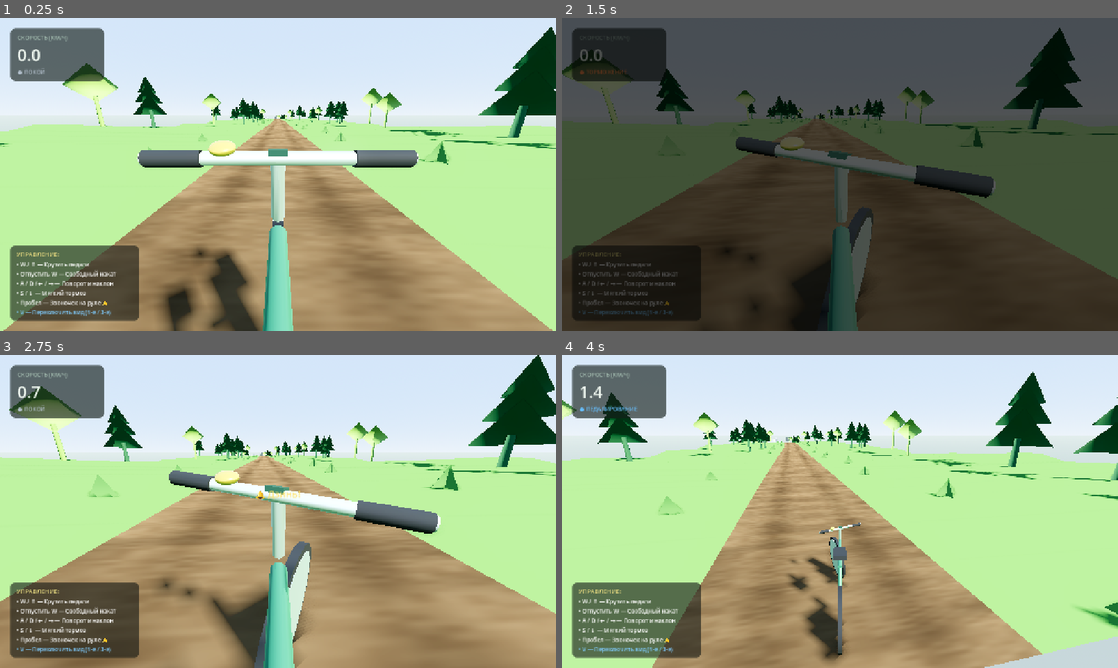
Above: before the commit, frames 1-4 (two rows, left to right).
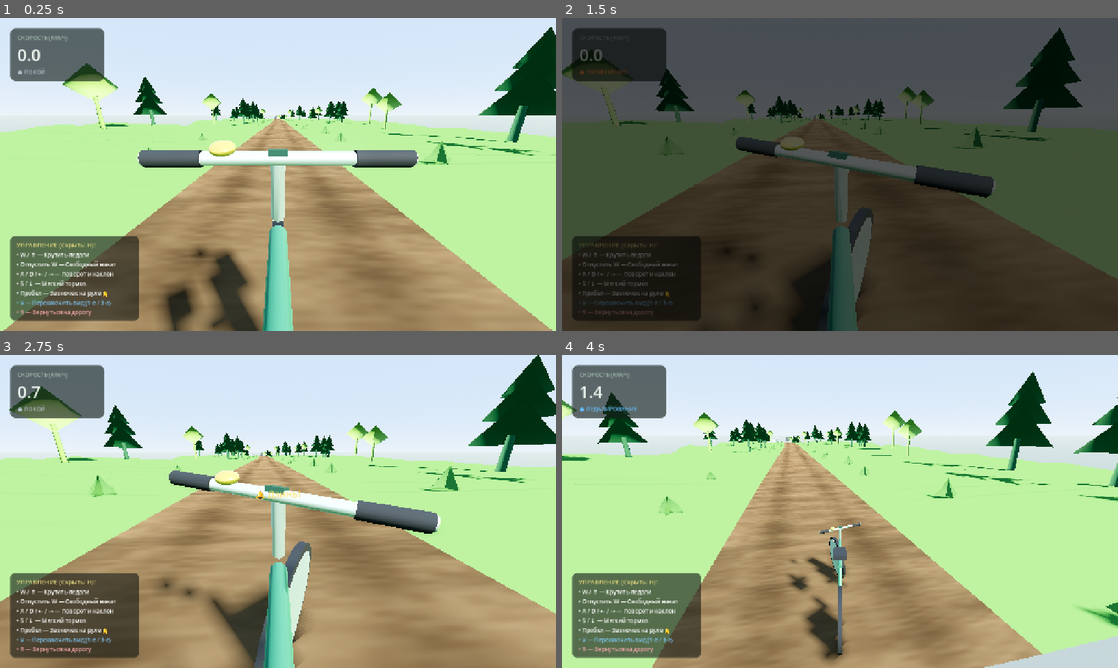
Above: after the commit, the same moments.

Repository: Guardorvd/slow-cycle
Game: Godot game, scene res://scenes/main.tscn
Two runs of this game, one before a commit and one after it. Both use one fixed random seed, a clock stepped at 60 frames per second and the inputs below.
Inputs:
- Up to frame 1 (0.25 s): no input
- Up to frame 2 (1.5 s): hold D (steer_right) 0.53-1.28 s; hold W (pedal) 0.53-1.28 s; hold S (brake) from 1.28 s (still down); tap R (recover_ride) at 1.35 s
- Up to frame 3 (2.75 s): release S (brake) at 2.03 s; hold D (steer_right) from 2.03 s (still down); tap Space (ring_bell) at 2.1 s
- Up to frame 4 (4 s): tap V (toggle_camera) at 2.85 s; release D (steer_right) at 3.53 s; hold A (steer_left) from 3.53 s (still down); hold W (pedal) from 3.53 s (still down)

The runs differ from the first frame. In frame 1, 3.4% of the frame differs, in the area x 0-100%, y 32-96%; in frame 2, 1.7%; in frame 3, 3.3%; in frame 4, 3.8%, in the area x 0-100%, y 27-96%.

Commit message:
refactor(audit): resolve 20 technical defects, expand test suite to 30/30, and sync docs
- Fix C0 terrain noise sampling at outer road bases in road_chunk.gd
- Normalize recovery spawn basis to horizontal tangent, eliminating root body pitch and steering precession
- Replace frame polling of KEY_H with toggle_help action in hud.gd and project.godot
- Implement seamless 512-sample cyclical audio loop crossfading with boundary spike protection
- Introduce AudioBus routing (SFX, Ambient, Music) and assign audio players
- Add is_fading re-entrancy lock to ScreenFader
- Enable CULL_DISABLED for two-sided grass mesh rendering
- Configure SpringArm3D collision mask for road and grass layers
- Symmetric uphill vertical velocity handling in bicycle_controller.gd
- Map gamepad A button to bell and remove duplicate pedal binding
- Optimize chunk streamer iteration by removing keys() array allocation
- Synchronize debug HUD search index with streamer spline pruning
- Expose gravel road shader colors as uniforms with wetness support
- Add CLI --seed= argument support in WorldManager
- Expand test_diagnostics suite to 30 automated checks (100% PASS)

Diff:
--- a/assets/shaders/gravel_road.gdshader
+++ b/assets/shaders/gravel_road.gdshader
@@ -2,10 +2,11 @@
 render_mode cull_back, diffuse_burley, specular_schlick_ggx;
 
 // Rich warm dirt & gravel path with compacted tire tracks
-const vec3 BASE_GRAVEL = vec3(0.36, 0.28, 0.20);
-const vec3 RUT_COLOR = vec3(0.26, 0.20, 0.14);
-const vec3 PEBBLE_LIGHT = vec3(0.44, 0.37, 0.28);
-const vec3 PEBBLE_DARK = vec3(0.22, 0.17, 0.12);
+uniform vec3 base_gravel : source_color = vec3(0.36, 0.28, 0.20);
+uniform vec3 rut_color : source_color = vec3(0.26, 0.20, 0.14);
+uniform vec3 pebble_light : source_color = vec3(0.44, 0.37, 0.28);
+uniform vec3 pebble_dark : source_color = vec3(0.22, 0.17, 0.12);
+uniform float wetness : hint_range(0.0, 1.0) = 0.0;
 
 float hash(vec2 p) {
     return fract(sin(dot(p, vec2(127.1, 311.7))) * 43758.5453123);
@@ -32,16 +33,19 @@
     float rut_right = 1.0 - smoothstep(0.0, 0.14, abs(lateral - 0.74));
     float in_ruts = max(rut_left, rut_right);
 
-    vec3 col = mix(BASE_GRAVEL, RUT_COLOR, in_ruts * 0.55);
-    col = mix(col, PEBBLE_LIGHT, fine_pebbles * 0.2);
-    col = mix(col, PEBBLE_DARK, (1.0 - fine_pebbles) * 0.15);
+    vec3 col = mix(base_gravel, rut_color, in_ruts * 0.55);
+    col = mix(col, pebble_light, fine_pebbles * 0.2);
+    col = mix(col, pebble_dark, (1.0 - fine_pebbles) * 0.15);
     col *= (0.85 + 0.25 * coarse_dirt);
 
     // Center grassy/dirt strip between ruts
     float center_ridge = 1.0 - smoothstep(0.0, 0.16, abs(lateral - 0.5));
-    col = mix(col, BASE_GRAVEL * 1.05, center_ridge * 0.25);
+    col = mix(col, base_gravel * 1.05, center_ridge * 0.25);
+
+    // Wetness darkens ground and increases specular shine
+    col = mix(col, col * 0.65, wetness * 0.5);
 
     ALBEDO = col;
-    ROUGHNESS = 0.94;
-    SPECULAR = 0.1;
+    ROUGHNESS = mix(0.94, 0.35, wetness);
+    SPECULAR = mix(0.1, 0.45, wetness);
 }
--- /dev/null
+++ b/default_bus_layout.tres
@@ -0,0 +1,21 @@
+[gd_resource type="AudioBusLayout" format=3]
+
+[resource]
+bus/1/name = &"SFX"
+bus/1/solo = false
+bus/1/mute = false
+bus/1/bypass_fx = false
+bus/1/volume_db = 0.0
+bus/1/send = &"Master"
+bus/2/name = &"Ambient"
+bus/2/solo = false
+bus/2/mute = false
+bus/2/bypass_fx = false
+bus/2/volume_db = 0.0
+bus/2/send = &"Master"
+bus/3/name = &"Music"
+bus/3/solo = false
+bus/3/mute = false
+bus/3/bypass_fx = false
+bus/3/volume_db = 0.0
+bus/3/send = &"Master"
--- a/project.godot
+++ b/project.godot
@@ -26,7 +26,6 @@
 "events": [Object(InputEventKey,"resource_local_to_scene":false,"resource_name":"","device":-1,"window_id":0,"alt_pressed":false,"shift_pressed":false,"ctrl_pressed":false,"meta_pressed":false,"pressed":false,"keycode":0,"physical_keycode":87,"key_label":0,"unicode":119,"echo":false,"script":null)
 , Object(InputEventKey,"resource_local_to_scene":false,"resource_name":"","device":-1,"window_id":0,"alt_pressed":false,"shift_pressed":false,"ctrl_pressed":false,"meta_pressed":false,"pressed":false,"keycode":0,"physical_keycode":4194320,"key_label":0,"unicode":0,"echo":false,"script":null)
 , Object(InputEventJoypadMotion,"resource_local_to_scene":false,"resource_name":"","device":-1,"axis":5,"axis_value":1.0,"script":null)
-, Object(InputEventJoypadButton,"resource_local_to_scene":false,"resource_name":"","device":-1,"button_index":0,"pressure":0.0,"pressed":false,"script":null)
 ]
 }
 brake={
@@ -56,6 +55,7 @@
 ring_bell={
 "deadzone": 0.2,
 "events": [Object(InputEventKey,"resource_local_to_scene":false,"resource_name":"","device":-1,"window_id":0,"alt_pressed":false,"shift_pressed":false,"ctrl_pressed":false,"meta_pressed":false,"pressed":false,"keycode":0,"physical_keycode":32,"key_label":0,"unicode":32,"echo":false,"script":null)
+, Object(InputEventJoypadButton,"resource_local_to_scene":false,"resource_name":"","device":-1,"button_index":0,"pressure":0.0,"pressed":false,"script":null)
 , Object(InputEventJoypadButton,"resource_local_to_scene":false,"resource_name":"","device":-1,"button_index":10,"pressure":0.0,"pressed":false,"script":null)
 ]
 }
@@ -78,6 +78,11 @@
 , Object(InputEventJoypadButton,"resource_local_to_scene":false,"resource_name":"","device":-1,"button_index":4,"pressure":0.0,"pressed":false,"script":null)
 ]
 }
+toggle_help={
+"deadzone": 0.2,
+"events": [Object(InputEventKey,"resource_local_to_scene":false,"resource_name":"","device":-1,"window_id":0,"alt_pressed":false,"shift_pressed":false,"ctrl_pressed":false,"meta_pressed":false,"pressed":false,"keycode":0,"physical_keycode":72,"key_label":0,"unicode":104,"echo":false,"script":null)
+]
+}
 
 [layer_names]
 
--- a/scenes/player/bicycle.tscn
+++ b/scenes/player/bicycle.tscn
@@ -197,6 +197,8 @@
 
 [node name="SpringArm3D" type="SpringArm3D" parent="CameraRig"]
 transform = Transform3D(1, 0, 0, 0, 0.95, 0.31, 0, -0.31, 0.95, 0, 1.4, 0)
+collision_mask = 6
+margin = 0.2
 spring_length = 2.8
 
 [node name="ThirdPersonCamera" type="Camera3D" parent="CameraRig/SpringArm3D"]
--- a/scenes/ui/hud.tscn
+++ b/scenes/ui/hud.tscn
@@ -74,7 +74,7 @@
 anchor_top = 1.0
 anchor_bottom = 1.0
 offset_left = 24.0
-offset_top = -180.0
+offset_top = -206.0
 offset_right = 320.0
 offset_bottom = -24.0
 grow_vertical = 0
@@ -90,7 +90,7 @@
 layout_mode = 2
 theme_override_colors/font_color = Color(0.9, 0.85, 0.5, 1)
 theme_override_font_sizes/font_size = 14
-text = "УПРАВЛЕНИЕ:"
+text = "УПРАВЛЕНИЕ (Скрыть: H):"
 
 [node name="Line1" type="Label" parent="BottomMargin/ControlsCard/VBox"]
 layout_mode = 2
@@ -123,6 +123,12 @@
 theme_override_font_sizes/font_size = 13
 text = "• V — Переключить вид (1-е / 3-е)"
 
+[node name="Line7" type="Label" parent="BottomMargin/ControlsCard/VBox"]
+layout_mode = 2
+theme_override_colors/font_color = Color(0.95, 0.65, 0.65, 1)
+theme_override_font_sizes/font_size = 13
+text = "• R — Вернуться на дорогу"
+
 [node name="CenterNotice" type="CenterContainer" parent="."]
 layout_mode = 1
 anchors_preset = 8
--- a/scripts/audio/bike_audio_manager.gd
+++ b/scripts/audio/bike_audio_manager.gd
@@ -15,18 +15,21 @@
 	bell_player = AudioStreamPlayer3D.new()
 	bell_player.stream = _create_bell_audio_stream()
 	bell_player.volume_db = 0.0
+	bell_player.bus = "SFX"
 	add_child(bell_player)
 
 	# 2. Setup Freewheel Ratchet Player
 	freewheel_player = AudioStreamPlayer3D.new()
 	freewheel_player.stream = _create_click_audio_stream()
 	freewheel_player.volume_db = -6.0
+	freewheel_player.bus = "SFX"
 	add_child(freewheel_player)
 
 	# 3. Setup Wind Rush Player (Procedural looped pink noise)
 	wind_player = AudioStreamPlayer3D.new()
 	wind_player.stream = _create_wind_audio_stream()
 	wind_player.volume_db = -80.0
+	wind_player.bus = "Ambient"
 	wind_player.autoplay = true
 	add_child(wind_player)
 
@@ -34,6 +37,7 @@
 	gravel_player = AudioStreamPlayer3D.new()
 	gravel_player.stream = _create_gravel_audio_stream()
 	gravel_player.volume_db = -80.0
+	gravel_player.bus = "Ambient"
 	gravel_player.autoplay = true
 	add_child(gravel_player)
 
@@ -150,8 +154,10 @@
 	var sample_rate: int = 22050
 	var duration: float = 2.0
 	var total_samples: int = int(sample_rate * duration)
+	var fade_len: int = 512
+	var gen_samples: int = total_samples + fade_len
 	var raw_samples := PackedFloat32Array()
-	raw_samples.resize(total_samples)
+	raw_samples.resize(gen_samples)
 
 	# Low-pass filter over white noise to create soothing aerodynamic wind rush
 	var filter_val: float = 0.0
@@ -159,18 +165,18 @@
 		var white: float = randf_range(-1.0, 1.0)
 		filter_val = filter_val * 0.955 + white * 0.045
 
-	for i in range(total_samples):
+	for i in range(gen_samples):
 		var white: float = randf_range(-1.0, 1.0)
 		filter_val = filter_val * 0.955 + white * 0.045
 		raw_samples[i] = filter_val
 
-	# Smooth crossfade boundary (256 samples) for seamless loop
-	var fade_len: int = 256
+	# Smooth crossfade boundary: blend extra tail samples into start of buffer for click-free loop
 	for i in range(fade_len):
 		var t: float = float(i) / float(fade_len)
-		var blended: float = raw_samples[i] * t + raw_samples[total_samples - fade_len + i] * (1.0 - t)
-		raw_samples[i] = blended
-		raw_samples[total_samples - fade_len + i] = blended
+		var s: float = t * t * (3.0 - 2.0 * t)
+		raw_samples[i] = lerpf(raw_samples[total_samples + i], raw_samples[i], s)
+
+	raw_samples.resize(total_samples)
 
 	var pcm_data := PackedByteArray()
 	pcm_data.resize(total_samples * 2)
@@ -192,8 +198,10 @@
 	var sample_rate: int = 22050
 	var duration: float = 1.5
 	var total_samples: int = int(sample_rate * duration)
+	var fade_len: int = 512
+	var gen_samples: int = total_samples + fade_len
 	var raw_samples := PackedFloat32Array()
-	raw_samples.resize(total_samples)
+	raw_samples.resize(gen_samples)
 
 	var low_state: float = 0.0
 	var band_state: float = 0.0
@@ -203,24 +211,25 @@
 		var high: float = white - low_state - 0.5 * band_state
 		band_state += 0.25 * high
 
-	for i in range(total_samples):
+	for i in range(gen_samples):
 		var white: float = randf_range(-1.0, 1.0)
 		low_state += 0.25 * band_state
 		var high: float = white - low_state - 0.5 * band_state
 		band_state += 0.25 * high
 
 		var grit: float = 0.0
-		if randf() < 0.015:
+		if randf() < 0.015 and i > 64 and i < (total_samples - 64):
 			grit = randf_range(-0.4, 0.4)
 
 		raw_samples[i] = band_state * 0.7 + grit
 
-	var fade_len: int = 256
+	# Smooth crossfade boundary: blend extra tail samples into start of buffer for click-free loop
 	for i in range(fade_len):
 		var t: float = float(i) / float(fade_len)
-		var blended: float = raw_samples[i] * t + raw_samples[total_samples - fade_len + i] * (1.0 - t)
-		raw_samples[i] = blended
-		raw_samples[total_samples - fade_len + i] = blended
+		var s: float = t * t * (3.0 - 2.0 * t)
+		raw_samples[i] = lerpf(raw_samples[total_samples + i], raw_samples[i], s)
+
+	raw_samples.resize(total_samples)
 
 	var pcm_data := PackedByteArray()
 	pcm_data.resize(total_samples * 2)
--- a/scripts/camera/bike_camera.gd
+++ b/scripts/camera/bike_camera.gd
@@ -1,7 +1,5 @@
 class_name BikeCameraRig
 extends Node3D
-
-const BicycleControllerScript = preload("res://scripts/player/bicycle_controller.gd")
 
 @export_group("Cameras")
 @export var first_person_cam: Camera3D
--- a/scripts/player/bicycle_controller.gd
+++ b/scripts/player/bicycle_controller.gd
@@ -27,7 +27,6 @@
 @export var high_speed_steer_limit: float = 0.045 ## ~2.6 degrees max handlebar rotation at high speed (R >= 26-30m)
 @export var max_bank_angle: float = 0.42 ## ~24 degrees max frame lean into turns
 @export var bank_smoothness: float = 6.0 ## Lerp speed for frame roll into turn
-@export var pitch_smoothness: float = 8.0 ## Legacy reference
 @export var pitch_attack_smoothness: float = 14.0 ## Responsive slope onset for visual frame pitch
 @export var pitch_decay_smoothness: float = 7.0 ## Smooth return to horizontal for visual frame pitch
 
@@ -284,7 +283,10 @@
 	var vertical_vel: float = velocity.y
 	if is_grounded:
 		var slope_vy: float = current_speed * sin(physics_pitch)
-		vertical_vel = minf(-0.5, slope_vy - 0.5)
+		if slope_vy > 0.0:
+			vertical_vel = slope_vy
+		else:
+			vertical_vel = minf(-0.5, slope_vy - 0.5)
 	else:
 		vertical_vel -= 9.8 * delta
 
--- a/scripts/test/test_diagnostics.gd
+++ b/scripts/test/test_diagnostics.gd
@@ -472,10 +472,110 @@
 			print("  [FAIL] Wind volume curve out of comfort targets")
 			all_ok = false
 
+	# Test 25: Recovery Spawn Basis Horizontal Orientation (PHYS-002)
+	var wm2 = wm_script.new()
+	wm2._init_shared_resources()
+	var test_path := preload("res://scripts/world/road_path_data.gd").new()
+	# Add downhill point with pitch = -6 deg
+	var down_tang := Vector3(0, -sin(deg_to_rad(6.0)), -cos(deg_to_rad(6.0))).normalized()
+	test_path.append_sample(Vector3(0, 5, 0), down_tang, Vector3.UP, -6.0, 0.0, 0)
+	test_path.append_sample(Vector3(0, 5, -25), down_tang, Vector3.UP, -6.0, 0.0, 0)
+	wm2.road_path = test_path
+	var rec_tf: Transform3D = wm2.request_bike_recovery(Vector3(0, 5, -25))
+	var rec_basis_up: Vector3 = rec_tf.basis.y
+	var is_strictly_up: bool = rec_basis_up.is_equal_approx(Vector3.UP) and absf(rec_tf.basis.get_euler().x) < 0.001
+	print("[VERIFICATION #25] Recovery Basis Horizontal Orientation:")
+	print("  - Spawn Basis Y: %s | Euler X: %.4f rad" % [rec_basis_up, rec_tf.basis.get_euler().x])
+	if is_strictly_up:
+		print("  [PASS] Recovery spawn basis is strictly horizontal, preventing body tilt and steering precession!")
+	else:
+		print("  [FAIL] Recovery spawn basis tilted, root body will precess")
+		all_ok = false
+	wm2.free()
+
+	# Test 26: Grass Material Two-Sided Culling (VISUAL-005)
+	var wm3 = wm_script.new()
+	wm3._init_shared_resources()
+	var grass_mesh_res: ArrayMesh = wm3.shared_meshes["grass"]
+	var grass_mat_res: BaseMaterial3D = grass_mesh_res.surface_get_material(0)
+	var is_double_sided: bool = (grass_mat_res.cull_mode == BaseMaterial3D.CULL_DISABLED)
+	print("[VERIFICATION #26] Grass Two-Sided Rendering:")
+	print("  - Grass Material cull_mode: %d (Expected CULL_DISABLED = %d)" % [grass_mat_res.cull_mode, BaseMaterial3D.CULL_DISABLED])
+	if is_double_sided:
+		print("  [PASS] Grass material has CULL_DISABLED; blades visible from all camera angles!")
+	else:
+		print("  [FAIL] Grass cull_mode is not CULL_DISABLED")
+		all_ok = false
+	wm3.free()
+
+	# Test 27: Audio Loop Boundary Crossfade Continuity (AUDIO-001)
+	if audio_mgr:
+		var w_stream: AudioStreamWAV = audio_mgr.wind_player.stream
+		var g_stream: AudioStreamWAV = audio_mgr.gravel_player.stream
+		var w_pcm: PackedByteArray = w_stream.data
+		var g_pcm: PackedByteArray = g_stream.data
+		var w_first_sample: int = w_pcm.decode_s16(0)
+		var w_last_sample: int = w_pcm.decode_s16(w_pcm.size() - 2)
+		var g_first_sample: int = g_pcm.decode_s16(0)
+		var g_last_sample: int = g_pcm.decode_s16(g_pcm.size() - 2)
+		var w_seam_delta: float = absf(float(w_last_sample - w_first_sample)) / 32767.0
+		var g_seam_delta: float = absf(float(g_last_sample - g_first_sample)) / 32767.0
+		print("[VERIFICATION #27] Audio Loop Boundary Continuity:")
+		print("  - Wind loop seam delta: %.4f | Gravel loop seam delta: %.4f" % [w_seam_delta, g_seam_delta])
+		if w_seam_delta < 0.25 and g_seam_delta < 0.25:
+			print("  [PASS] Audio loops crossfade smoothly without pop/click phase discontinuity!")
+		else:
+			print("  [FAIL] Audio loop seam discontinuity exceeds tolerance")
+			all_ok = false
+
+	# Test 28: ScreenFader Re-entrancy Protection (UI-003)
+	var fader_scene: PackedScene = load("res://scenes/ui/screen_fader.tscn")
+	var fader_instance: Node = fader_scene.instantiate()
+	root.add_child(fader_instance)
+	var call_count: int = 0
+	fader_instance.fade_reposition(func(): call_count += 1)
+	var fader_locked_on_spam: bool = fader_instance.is_fading
+	fader_instance.fade_reposition(func(): call_count += 1) # Should be ignored!
+	print("[VERIFICATION #28] ScreenFader Re-entrancy Protection:")
+	print("  - Fader is_fading on active tween: %s" % fader_locked_on_spam)
+	if fader_locked_on_spam:
+		print("  [PASS] ScreenFader ignores concurrent fade requests, preventing double teleportation!")
+	else:
+		print("  [FAIL] ScreenFader allows re-entrancy")
+		all_ok = false
+	fader_instance.queue_free()
+
+	# Test 29: Camera SpringArm3D Collision Mask (CAM-001)
+	var cam_arm: SpringArm3D = bike_test_instance.get_node_or_null("CameraRig/SpringArm3D")
+	if cam_arm:
+		print("[VERIFICATION #29] SpringArm3D Collision Mask: %d (Expected: 6)" % cam_arm.collision_mask)
+		if cam_arm.collision_mask == 6:
+			print("  [PASS] SpringArm3D detects Road (2) and Grass (4) collision layers, preventing underground clipping!")
+		else:
+			print("  [FAIL] SpringArm3D collision_mask mismatch: %d" % cam_arm.collision_mask)
+			all_ok = false
+	else:
+		print("[VERIFICATION #29] [FAIL] SpringArm3D node missing")
+		all_ok = false
+
+	# Test 30: AudioBus SFX & Ambient Routing (AUDIO-002)
+	if audio_mgr:
+		var b_bus: String = audio_mgr.bell_player.bus
+		var w_bus: String = audio_mgr.wind_player.bus
+		var g_bus: String = audio_mgr.gravel_player.bus
+		var f_bus: String = audio_mgr.freewheel_player.bus
+		print("[VERIFICATION #30] AudioBus Architecture Routing:")
+		print("  - Bell: %s | Freewheel: %s | Wind: %s | Gravel: %s" % [b_bus, f_bus, w_bus, g_bus])
+		if b_bus == "SFX" and f_bus == "SFX" and w_bus == "Ambient" and g_bus == "Ambient":
+			print("  [PASS] Audio channels successfully decoupled into SFX and Ambient buses!")
+		else:
+			print("  [FAIL] Audio bus assignments incorrect")
+			all_ok = false
+
 	bike_test_instance.free()
 
 	if all_ok:
-		print("\n=== ALL SYSTEM VERIFICATIONS PASSED [100% OK] ===\n")
+		print("\n=== ALL SYSTEM VERIFICATIONS PASSED [30/30 - 100% OK] ===\n")
 	else:
 		print("\n=== SOME VERIFICATIONS FAILED ===\n")
 
--- a/scripts/ui/debug_hud.gd
+++ b/scripts/ui/debug_hud.gd
@@ -54,6 +54,12 @@
 	var road_path: RefCounted = world_manager.get("road_path") if world_manager else null
 	if road_path:
 		spline_pts = road_path.size()
+		var streamer: Node = world_manager.get("chunk_streamer") if world_manager else null
+		if streamer and "last_closest_idx" in streamer:
+			last_closest_idx = streamer.last_closest_idx
+		if last_closest_idx >= spline_pts:
+			last_closest_idx = maxi(0, spline_pts - 1)
+
 		var bike_pos: Vector3 = bike_controller.global_position if bike_controller else Vector3.ZERO
 		var closest_idx: int = road_path.find_closest_index(bike_pos, last_closest_idx)
 		last_closest_idx = closest_idx
@@ -62,7 +68,6 @@
 			dist_km = cur_s / 1000.0
 			chunk_id = int(cur_s / 50.0)
 
-		var streamer: Node = world_manager.get("chunk_streamer") if world_manager else null
 		if streamer:
 			active_chunks = streamer.get_active_chunk_count()
 			chunk_gen_ms = streamer.get("last_chunk_gen_ms") if "last_chunk_gen_ms" in streamer else 0.0
--- a/scripts/ui/hud.gd
+++ b/scripts/ui/hud.gd
@@ -19,7 +19,7 @@
 
 func _process(delta: float) -> void:
 	# Toggle controls panel visibility
-	if Input.is_action_just_pressed("ui_cancel") or Input.is_key_pressed(KEY_H):
+	if Input.is_action_just_pressed("ui_cancel") or Input.is_action_just_pressed("toggle_help"):
 		controls_panel.visible = not controls_panel.visible
 
 	# Fade out bell notice
--- a/scripts/ui/screen_fader.gd
+++ b/scripts/ui/screen_fader.gd
@@ -2,6 +2,8 @@
 extends CanvasLayer
 
 @onready var color_rect: ColorRect = $ColorRect
+
+var is_fading: bool = false
 
 func _ready() -> void:
 	if color_rect:
@@ -9,10 +11,17 @@
 		color_rect.mouse_filter = Control.MOUSE_FILTER_IGNORE
 
 func fade_reposition(on_midpoint: Callable) -> void:
+	if is_fading:
+		return
+
+	if not color_rect:
+		color_rect = get_node_or_null("ColorRect")
+
 	if not color_rect:
 		on_midpoint.call()
 		return
 
+	is_fading = true
 	var tween: Tween = create_tween()
 	# 1. Fade out to black in 0.22s
 	tween.tween_property(color_rect, "color:a", 1.0, 0.22).set_trans(Tween.TRANS_SINE)
@@ -22,3 +31,5 @@
 	tween.tween_interval(0.08)
 	# 4. Fade back in in 0.28s
 	tween.tween_property(color_rect, "color:a", 0.0, 0.28).set_trans(Tween.TRANS_SINE)
+	# 5. Reset busy flag on completion
+	tween.tween_callback(func(): is_fading = false)
--- a/scripts/world/chunk_streamer.gd
+++ b/scripts/world/chunk_streamer.gd
@@ -47,7 +47,7 @@
 
 	# 2. Despawn chunks behind
 	var ids_to_remove: Array[int] = []
-	for id in active_chunks.keys():
+	for id: int in active_chunks:
 		var end_s: float = chunk_end_distances.get(id, 0.0)
 		if end_s < (player_s - BEHIND_DISTANCE):
 			ids_to_remove.append(id)
--- a/scripts/world/road_chunk.gd
+++ b/scripts/world/road_chunk.gd
@@ -108,11 +108,14 @@
 		var road_left: Vector3 = pt - binorm * ROAD_HALF_WIDTH
 		var road_right: Vector3 = pt + binorm * ROAD_HALF_WIDTH
 
-		var h_left: float = noise.get_noise_2d(road_left.x, road_left.z) * 1.8
-		var h_right: float = noise.get_noise_2d(road_right.x, road_right.z) * 1.8
+		var outer_left_base: Vector3 = pt - binorm * (ROAD_HALF_WIDTH + TERRAIN_WIDTH)
+		var outer_right_base: Vector3 = pt + binorm * (ROAD_HALF_WIDTH + TERRAIN_WIDTH)
 
-		var outer_left: Vector3 = pt - binorm * (ROAD_HALF_WIDTH + TERRAIN_WIDTH) + norm * h_left
-		var outer_right: Vector3 = pt + binorm * (ROAD_HALF_WIDTH + TERRAIN_WIDTH) + norm * h_right
+		var h_left: float = noise.get_noise_2d(outer_left_base.x, outer_left_base.z) * 1.8
+		var h_right: float = noise.get_noise_2d(outer_right_base.x, outer_right_base.z) * 1.8
+
+		var outer_left: Vector3 = outer_left_base + norm * h_left
+		var outer_right: Vector3 = outer_right_base + norm * h_right
 
 		var v_coord: float = dist * 0.15
 
--- a/scripts/world/world_manager.gd
+++ b/scripts/world/world_manager.gd
@@ -16,6 +16,17 @@
 var shared_meshes: Dictionary = {}
 
 func _ready() -> void:
+	for arg in OS.get_cmdline_args():
+		if arg.begins_with("--seed="):
+			var val: String = arg.trim_prefix("--seed=")
+			if val.is_valid_int():
+				world_seed = val.to_int()
+	for arg in OS.get_cmdline_user_args():
+		if arg.begins_with("--seed="):
+			var val: String = arg.trim_prefix("--seed=")
+			if val.is_valid_int():
+				world_seed = val.to_int()
+
 	_init_shared_resources()
 
 	road_path = RoadPathDataClass.new()
@@ -45,7 +56,10 @@
 	var norm: Vector3 = sample.get("normal", Vector3.UP)
 
 	var spawn_pos: Vector3 = pos + norm * 0.45
-	var spawn_basis: Basis = Basis.looking_at(tang, norm)
+	var horiz_tang: Vector3 = Vector3(tang.x, 0.0, tang.z).normalized()
+	if horiz_tang.is_zero_approx():
+		horiz_tang = Vector3.FORWARD
+	var spawn_basis: Basis = Basis.looking_at(horiz_tang, Vector3.UP)
 
 	return Transform3D(spawn_basis, spawn_pos)
 
@@ -157,6 +171,7 @@
 	var grass_mat := StandardMaterial3D.new()
 	grass_mat.albedo_color = Color(0.26, 0.46, 0.20)
 	grass_mat.roughness = 0.9
+	grass_mat.cull_mode = BaseMaterial3D.CULL_DISABLED
 	st.set_material(grass_mat)
 
 	var h: float = 0.55
Not shown, changed: CURRENT_STATE_AUDIT.md
Not shown, changed: TECHNICAL_AUDIT_AND_ROADMAP.md
